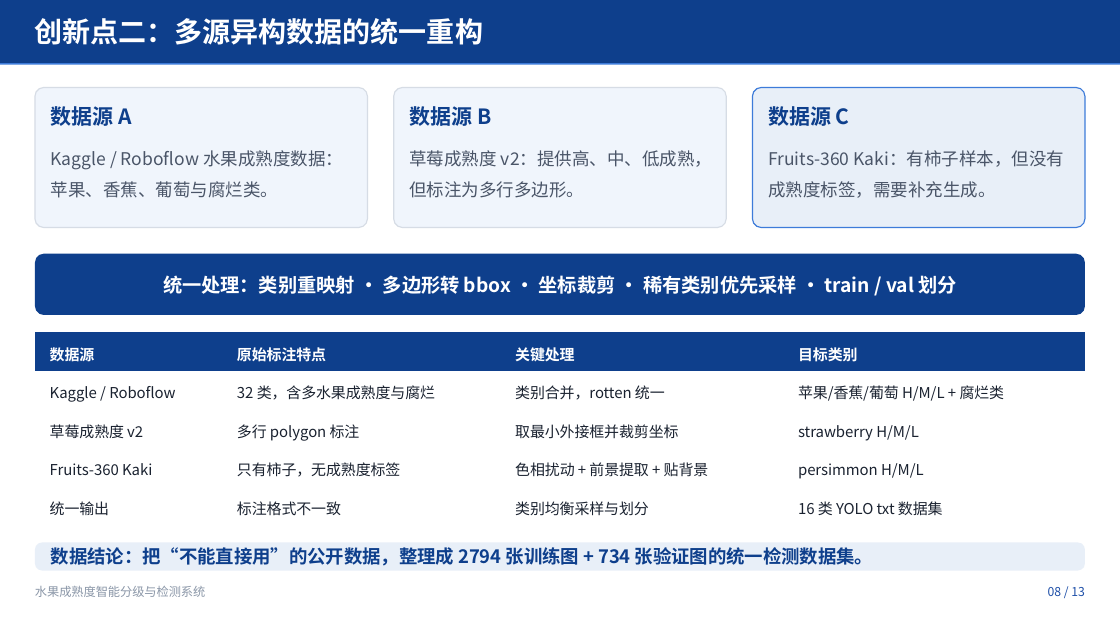
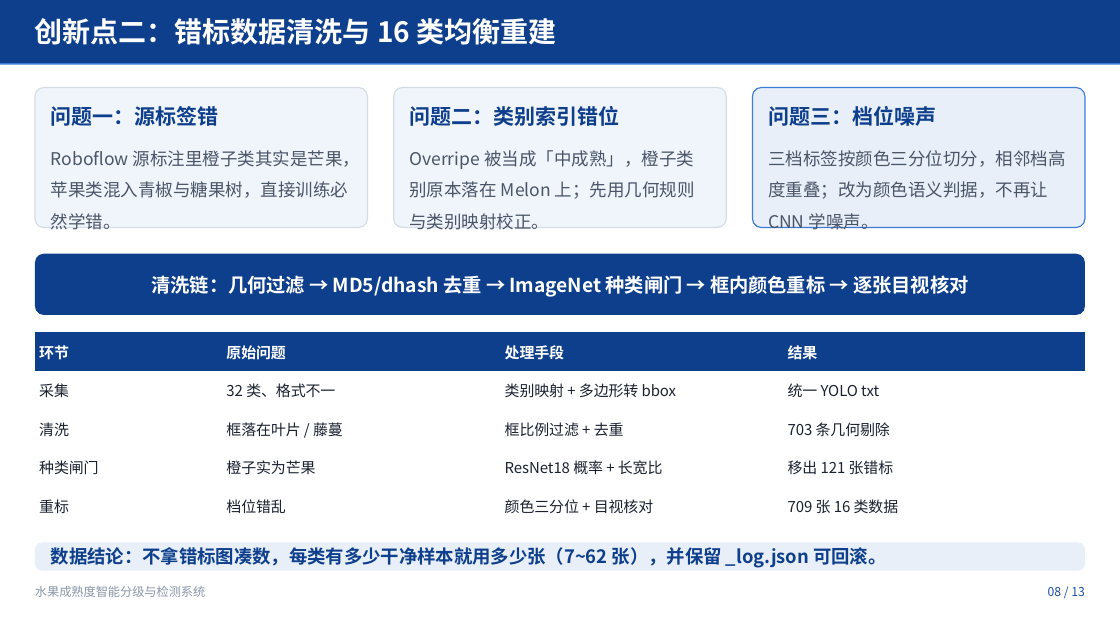
Before and after one commit to wpf1022/fruit-ripeness-detection, a slide deck: slide 8 of 答辩PPT/水果成熟度检测答辩.pptx. Drawn at 1120x630 pixels with LibreOffice and Linux fonts; fonts in the diff are those of the drawing. Boxes give left, top, right and bottom in pixels: in the first picture for what was removed or moved away, otherwise in the second. Text is boxed around its words. In the diff, an @@ line names an element or a change of style, - is before the commit and + after.

```diff
--- a/答辩PPT/水果成熟度检测答辩.pptx
+++ b/答辩PPT/水果成熟度检测答辩.pptx
@@ text at [35, 18, 557, 45]: text changed @@
-创新点二：多源异构数据的统一重构
+创新点二：错标数据清洗与 16 类均衡重建
@@ text at [51, 106, 219, 126]: text changed @@
-数据源 A
+问题一：源标签错
@@ text at [409, 106, 619, 126]: text changed @@
-数据源 B
+问题二：类别索引错位
@@ text at [768, 106, 936, 126]: text changed @@
-数据源 C
+问题三：档位噪声
@@ text at [51, 150, 360, 230]: text changed @@
-Kaggle / Roboflow 水果成熟度数据：苹果、香蕉、葡萄与腐烂类。
+Roboflow 源标注里橙子类其实是芒果，苹果类混入青椒与糖果树，直接训练必然学错。
@@ text at [409, 150, 695, 230]: text changed @@
-草莓成熟度 v2：提供高、中、低成熟，但标注为多行多边形。
+Overripe 被当成「中成熟」，橙子类别原本落在 Melon 上；先用几何规则与类别映射校正。
@@ text at [768, 150, 1065, 230]: text changed @@
-Fruits-360 Kaki：有柿子样本，但没有成熟度标签，需要补充生成。
+三档标签按颜色三分位切分，相邻档高度重叠；改为颜色语义判据，不再让 CNN 学噪声。
@@ text at [152, 275, 968, 297]: text changed @@
-统一处理：类别重映射 · 多边形转 bbox · 坐标裁剪 · 稀有类别优先采样 · train / val 划分
+清洗链：几何过滤 → MD5/dhash 去重 → ImageNet 种类闸门 → 框内颜色重标 → 逐张目视核对
@@ table at [35, 333, 1086, 525] @@
-row 1: 数据源 | 原始标注特点 | 关键处理 | 目标类别
+row 1: 环节 | 原始问题 | 处理手段 | 结果
-row 2: Kaggle / Roboflow | 32 类，含多水果成熟度与腐烂 | 类别合并，rotten 统一 | 苹果/香蕉/葡萄 H/M/L + 腐烂类
+row 2: 采集 | 32 类、格式不一 | 类别映射 + 多边形转 bbox | 统一 YOLO txt
-row 3: 草莓成熟度 v2 | 多行 polygon 标注 | 取最小外接框并裁剪坐标 | strawberry H/M/L
+row 3: 清洗 | 框落在叶片 / 藤蔓 | 框比例过滤 + 去重 | 703 条几何剔除
-row 4: Fruits-360 Kaki | 只有柿子，无成熟度标签 | 色相扰动 + 前景提取 + 贴背景 | persimmon H/M/L
+row 4: 种类闸门 | 橙子实为芒果 | ResNet18 概率 + 长宽比 | 移出 121 张错标
-row 5: 统一输出 | 标注格式不一致 | 类别均衡采样与划分 | 16 类 YOLO txt 数据集
+row 5: 重标 | 档位错乱 | 颜色三分位 + 目视核对 | 709 张 16 类数据
@@ text at [51, 547, 886, 568]: text changed @@
-数据结论：把“不能直接用”的公开数据，整理成 2794 张训练图 + 734 张验证图的统一检测数据集。
+数据结论：不拿错标图凑数，每类有多少干净样本就用多少张（7~62 张），并保留 _log.json 可回滚。
```
Also in this commit, not shown: 12 other slides changed, 2 other files.
